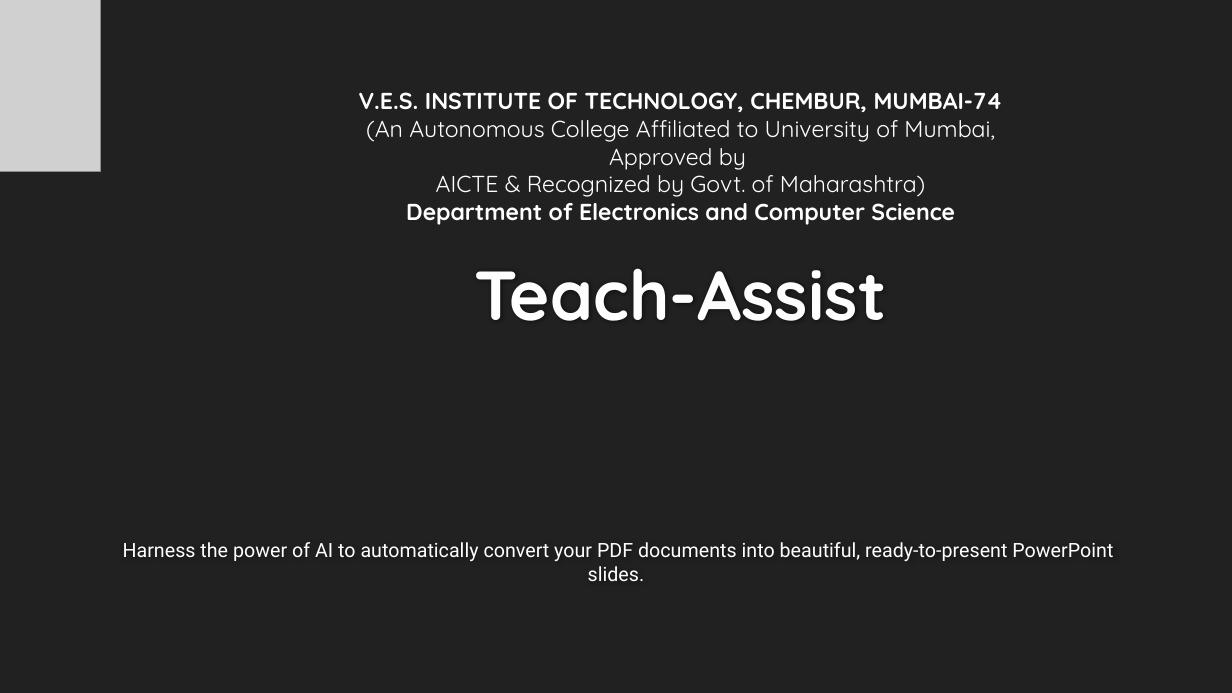
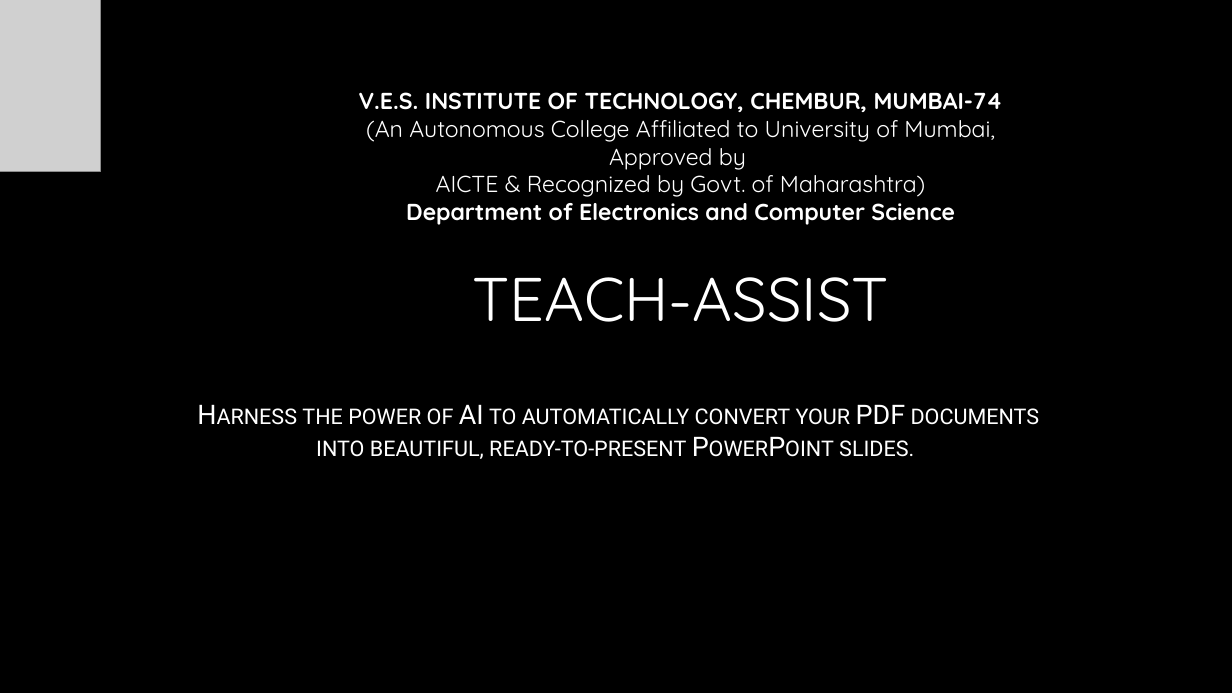
Before and after one commit to AdityaB-11/Pdf_to_presentation_GenAI, a slide deck: slide 1 of output/generated_presentation.pptx. Drawn at 1232x693 pixels with LibreOffice and Linux fonts; fonts in the diff are those of the drawing; grey boxes stand for pictures; background and template pictures are left out. Boxes give left, top, right and bottom in pixels: in the first picture for what was removed or moved away, otherwise in the second. Text is boxed around its words. In the diff, an @@ line names an element or a change of style, - is before the commit and + after.

```diff
--- a/output/generated_presentation.pptx
+++ b/output/generated_presentation.pptx
@@ background #212121 to picture (left out) @@
@@ title at [472,277,889,322]: text changed; size 54 to 48 pt; text colour #FEFEFE to gradient #FFFFFF to #A6A6A6; bold off @@
-Teach-Assist
+TEACH-ASSIST
@@ subtitle "Harness the power of AI ...": place and size @@
-subtitle "Harness the power of AI ..." at [123,542,1113,581]
+subtitle "Harness the power of AI ..." at [302,404,1040,459]
@@ subtitle "Harness the power of AI ..." at [302,404,1040,459]: size 15.3 to 21 pt, text colour #FFFFFF to gradient #FFFFFF to #BFBFBF, small capitals on; more space between paragraphs @@
```
Also in this commit, not shown: 14 slides added, 10 slides removed, 23 other files.
